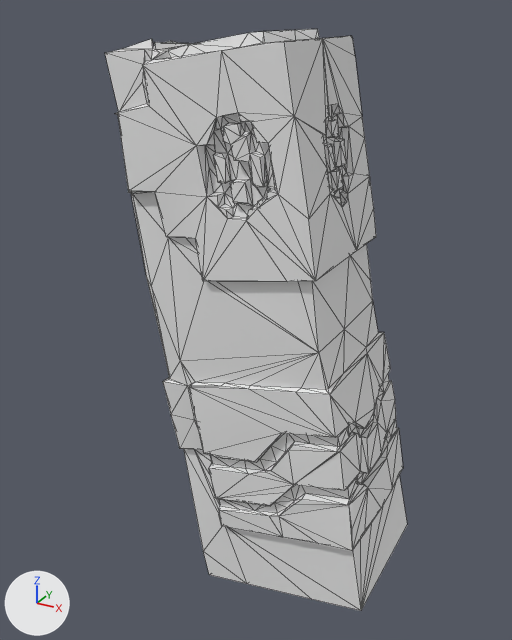
An edit to the OBJ model src/main/resources/assets/kn8/meshes/soldier/arm_right.obj, drawn before and after from the same camera.
Both versions are drawn from a 50 mm camera at (0.668, -0.706, 1.474) aimed at (0.288, -0.015, 1.129). Every picture has the same lights, and +X, +Y and +Z are marked at lower left. The first picture is the older version. Mesh edges are drawn as thin lines. Where no turn or scale is listed for an object, it has been applied to the vertices. Vertices at exactly the same position are counted once.

The first picture shows 'arm_right'.
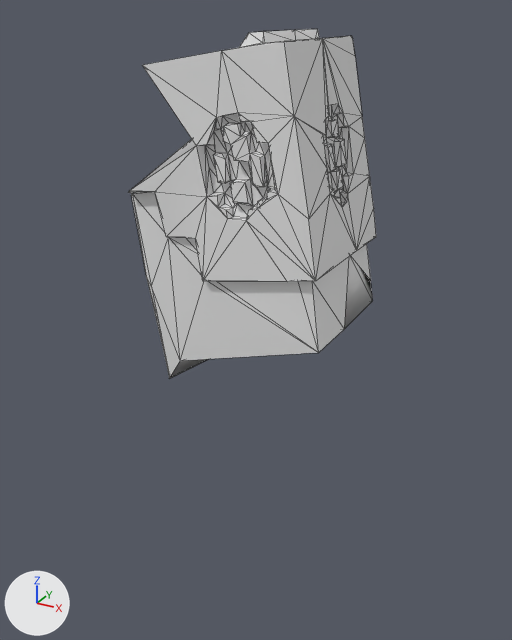
What differs and where, as boxes [x1, y1, x2, y2] in the pictures (512 x 640 px):
'arm_right', reshaped (18% narrower, 40% shorter)
    before: [105, 29, 407, 611]
    after: [129, 29, 376, 379]
part 1 of me_arm_right, cut back
    before: [163, 301, 407, 611]
    after: [169, 359, 208, 379]
part 2 of me_arm_right, cut back
    before: [105, 33, 248, 195]
    after: [132, 139, 196, 189]

What changed in the scene script:
```text
Change me_arm_right:
    used by ob_arm_right; location = (0.0, 0.0, 0.0)
    remove me_arm_right.from_pydata(...)  # 763 vertices, 1521 faces; spans x 0.156..0.474, y -0.11..0.101, z 0.787..1.454
    add me_arm_right.from_pydata(...)  # 390 vertices, 775 faces; spans x 0.174..0.405, y -0.11..0.1, z 1.066..1.454
    me_arm_right part 1: 293 vertices removed from x 0.21..0.474, y -0.108..0.101, z 0.787..1.103; 1 vertex added at x 0.294, y -0.01, z 1.112
    me_arm_right part 2: 82 vertices removed from x 0.156..0.265, y -0.106..0.101, z 1.287..1.446; 1 vertex added at x 0.224, y -0.008, z 1.354
```
